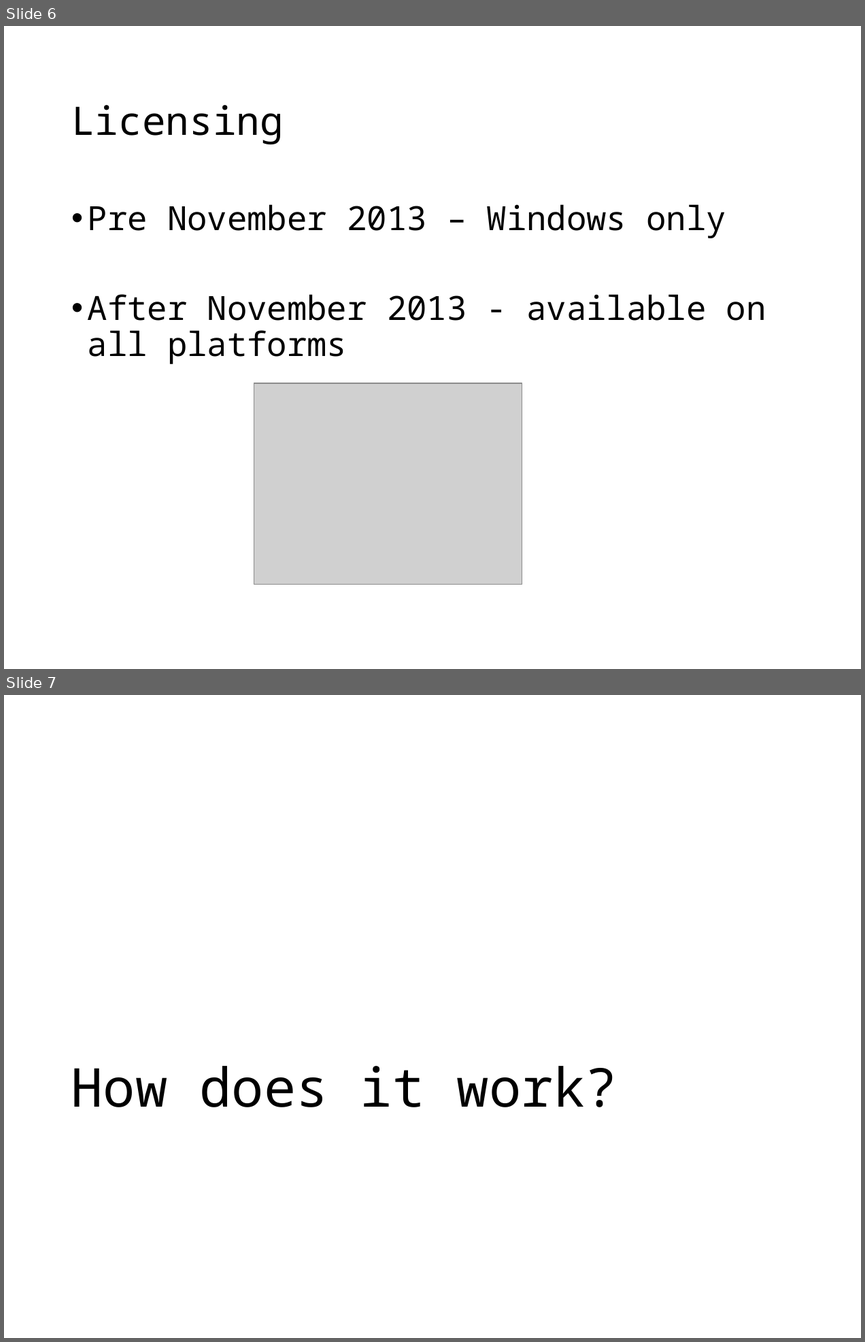
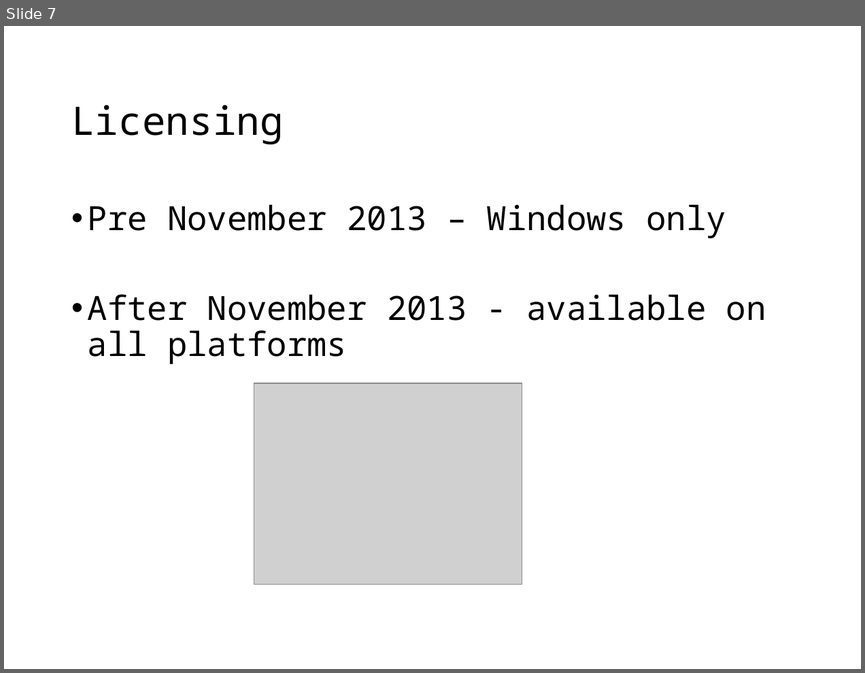
Before and after one commit to jbogard/presentations, a slide deck: CrossPlatformDev/CrossPlatformDev.pptx. Shown one above the other, each under a label of ours: slides 6 and 7 before the commit, slide 7 after it. The pictures are 865x1342 and 865x673 pixels, drawn with LibreOffice and Linux fonts; fonts in the diff are those of the drawing; grey boxes stand for pictures. Boxes give left, top, right and bottom in pixels: in the first picture for what was removed or moved away, otherwise in the second. Text is boxed around its words. In the diff, an @@ line names an element or a change of style, - is before the commit and + after.

```diff
--- a/CrossPlatformDev/CrossPlatformDev.pptx
+++ b/CrossPlatformDev/CrossPlatformDev.pptx
@@ slide 7 removed at [4,695,861,1338], background #FFFFFF @@
@@ title removed at [71,1066,617,1107] @@
-How does it work?
@@ what was slide 6 is now slide 7 @@
```
Also in this commit, not shown: 5 slides added.
